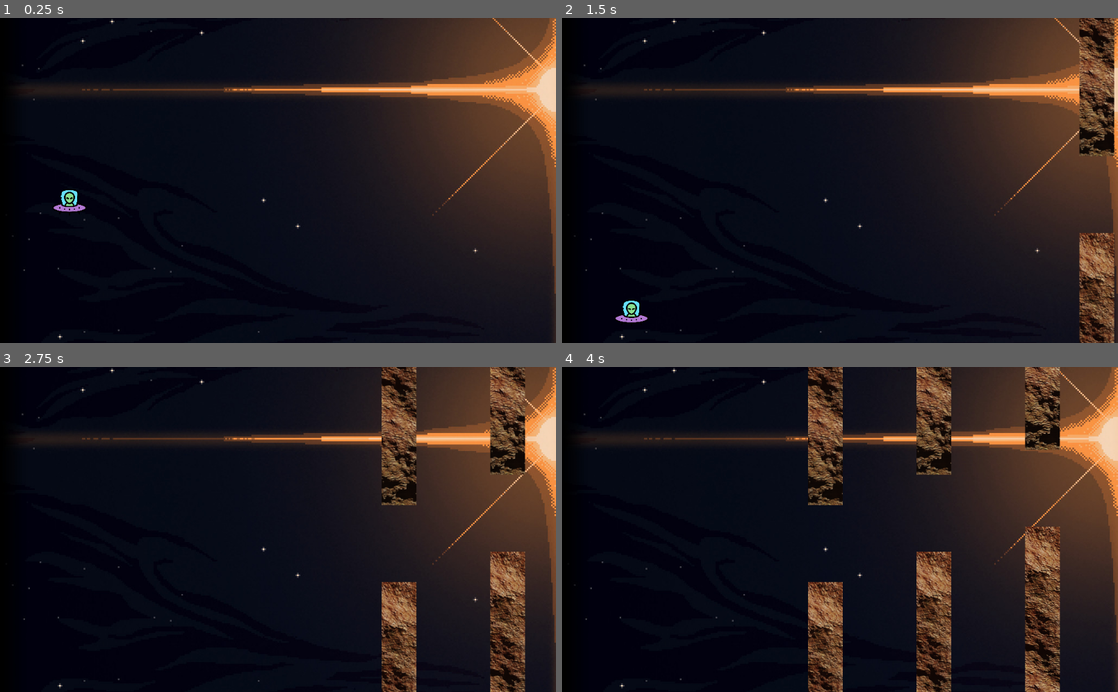
Above: before the commit, frames 1-4 (two rows, left to right).
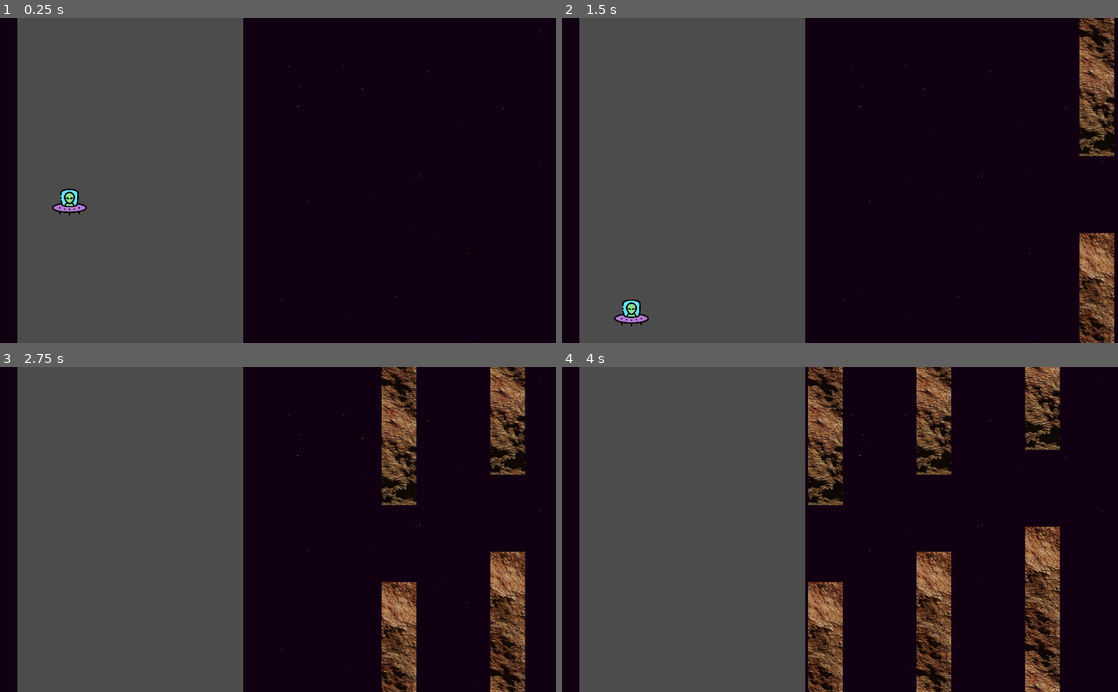
Above: after the commit, the same moments.

Repository: Chamerli-sh/Flappy-Things
Game: Godot game, scene res://World/World.tscn
Same seed, same stepped clock (60 frames per second), same inputs: the game is played once before the commit and once after it. The project has no main scene, so this scene is started directly.
Inputs:
- Up to frame 1 (0.25 s): no input
- Up to frame 2 (1.5 s): tap Up (jump) at 0.77 s
- Up to frame 3 (2.75 s): tap Up (jump) at 1.52 s
- Up to frame 4 (4 s): tap Up (jump) at 3.02, 3.77 s

The runs differ from the first frame. In frame 1, 65% of the frame differs, in the area x 2-100%, y 0-100%; in frame 2, 61%; in frame 3, 59%; in frame 4, 60%.

Commit message:
Fixing the new ugly ass background

Diff:
--- a/World/World.tscn
+++ b/World/World.tscn
@@ -1,6 +1,6 @@
 [gd_scene load_steps=4 format=2]
 
-[ext_resource path="res://World/Background.jpeg" type="Texture" id=1]
+[ext_resource path="res://World/Background.png" type="Texture" id=1]
 [ext_resource path="res://Player/Player.tscn" type="PackedScene" id=2]
 [ext_resource path="res://World/PipeSpawner.gd" type="Script" id=3]
 
--- a/project.godot
+++ b/project.godot
@@ -11,7 +11,7 @@
 [application]
 
 config/name="Flappy-Things"
-config/icon="res://icon.png"
+config/icon="res://Player/Player.png"
 
 [input]
 
Binary file removed: World/Background.jpeg
Binary file added: World/Background.png
Not shown, added: World/Background.png.import
